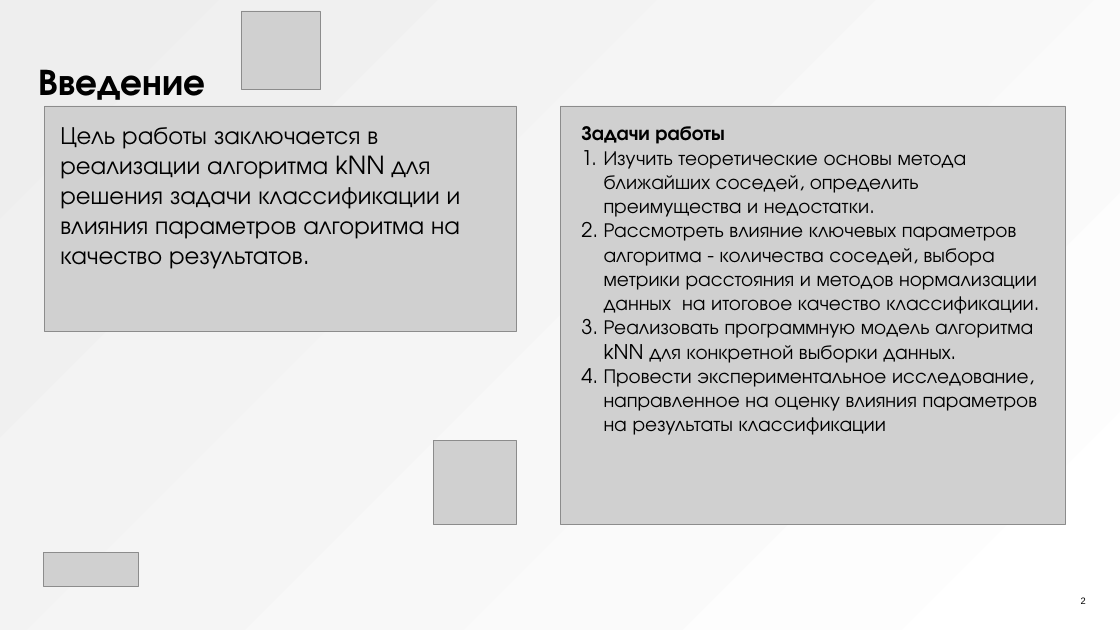
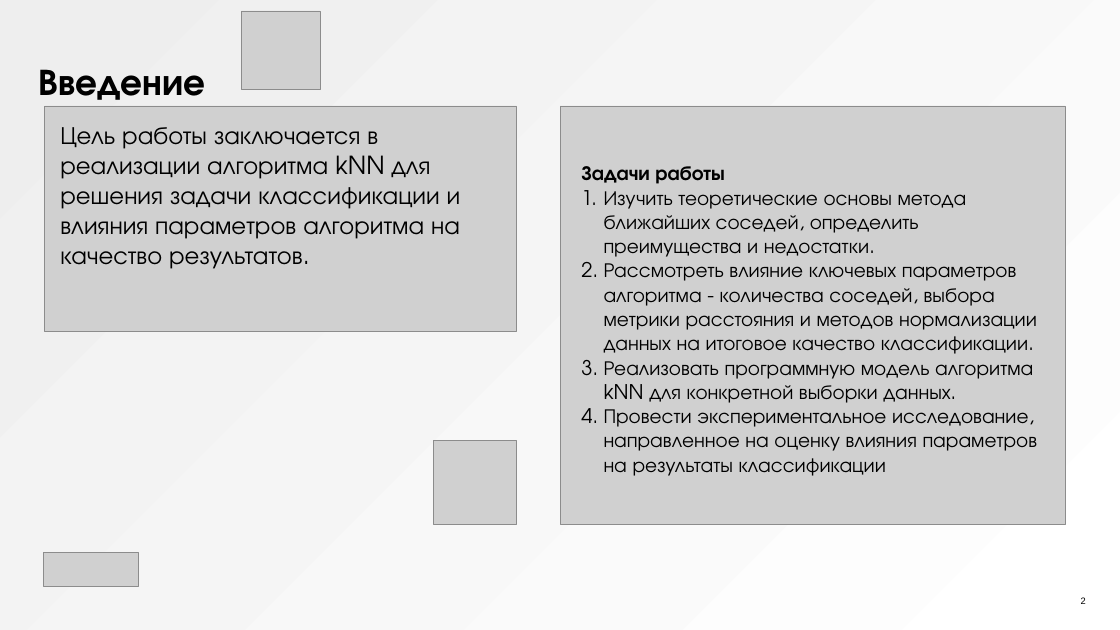
Before and after one commit to tmwsw/me5, a slide deck: slide 2 of Презентация курсовая Марин Виктор ИСП-21.pptx. Drawn at 1120x630 pixels with LibreOffice and Linux fonts; fonts in the diff are those of the drawing; grey boxes stand for pictures. Boxes give left, top, right and bottom in pixels: in the first picture for what was removed or moved away, otherwise in the second. Text is boxed around its words. In the diff, an @@ line names an element or a change of style, - is before the commit and + after.

```diff
--- a/Презентация курсовая Марин Виктор ИСП-21.pptx
+++ b/Презентация курсовая Марин Виктор ИСП-21.pptx
@@ text "Задачи работы" moved from (x1=581, y1=126, x2=1038, y2=435) to (x1=581, y1=166, x2=1038, y2=476) @@
```
Also in this commit, not shown: 2 other slides changed.
